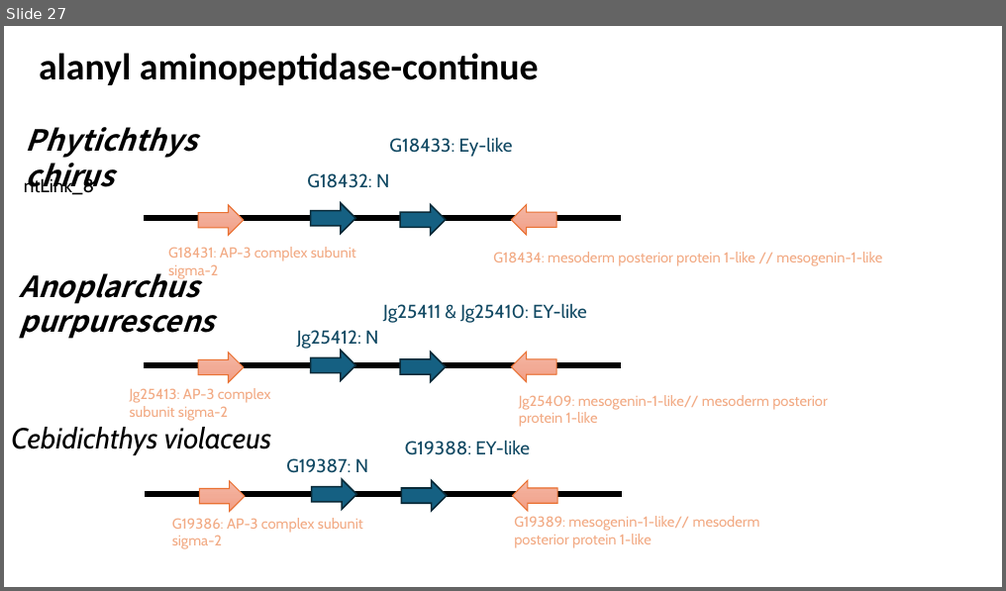
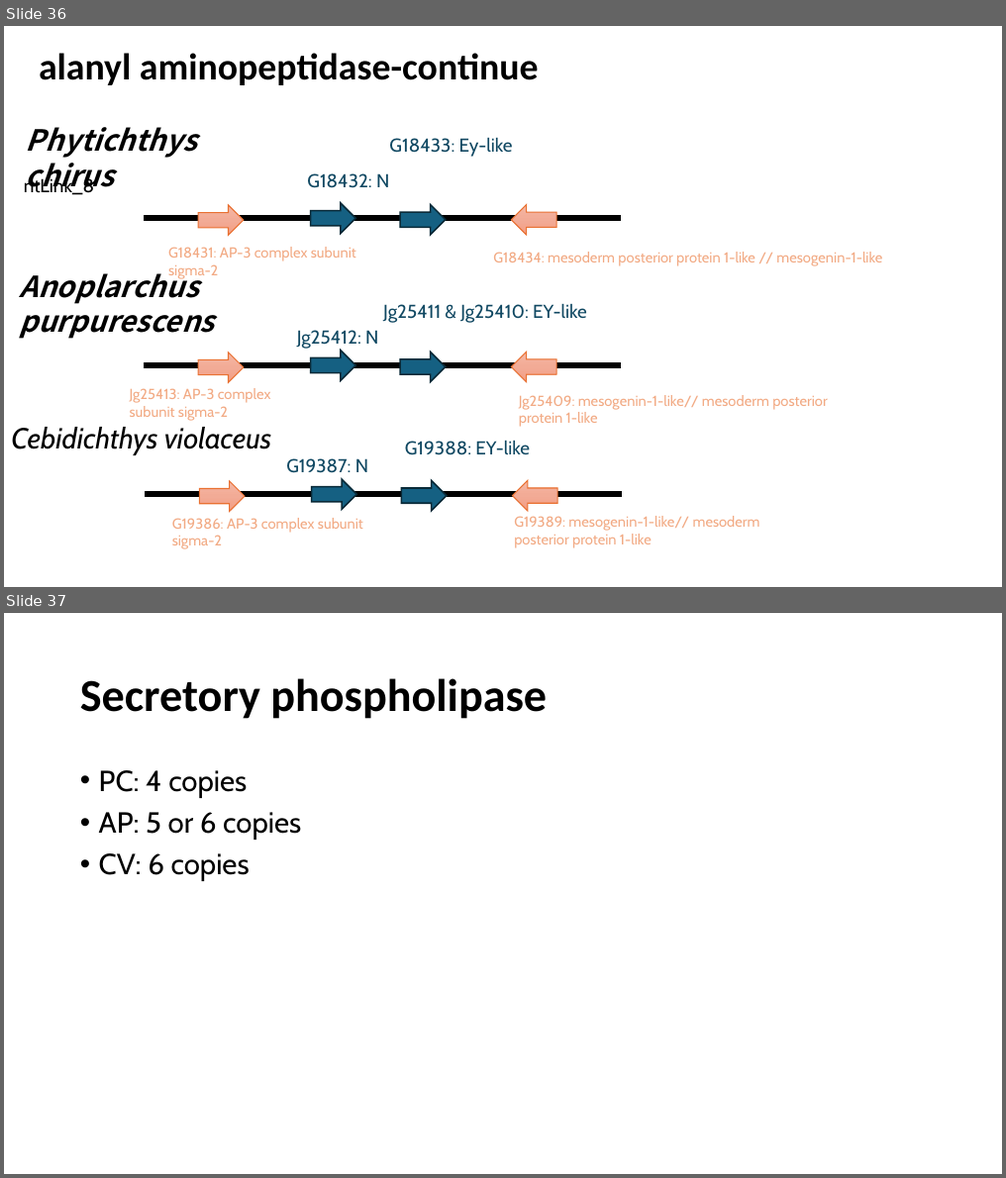
Before and after one commit to jyw-atgithub/fish-genome, a slide deck: synteny.pptx. Shown one above the other, each under a label of ours: slide 27 before the commit, slides 36 and 37 after it. The pictures are 1006x591 and 1006x1178 pixels, drawn with LibreOffice and Linux fonts; fonts in the diff are those of the drawing. Boxes give left, top, right and bottom in pixels: in the first picture for what was removed or moved away, otherwise in the second. Text is boxed around its words. In the diff, an @@ line names an element or a change of style, - is before the commit and + after.

```diff
--- a/synteny.pptx
+++ b/synteny.pptx
@@ slide 37 added at box(4, 613, 1002, 1174), background #FFFFFF @@
@@ title added at box(80, 678, 547, 719), 44 pt, text #000000, bold @@
+Secretory phospholipase
@@ text added at box(99, 770, 301, 881), 28 pt, text #000000 @@
+• PC: 4 copies
+• AP: 5 or 6 copies
+• CV: 6 copies
@@ what was slide 27 is now slide 36 @@
```
Also in this commit, not shown: 9 slides changed, 10 other slides added, 4 other files.
